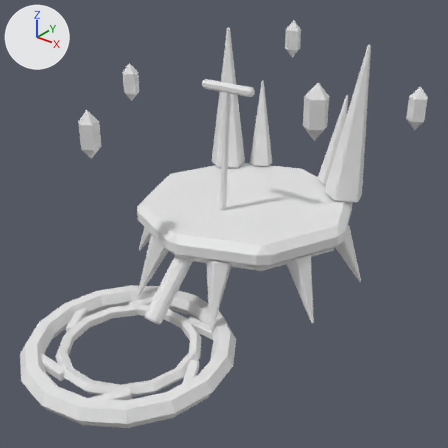
An edit to the FBX model art/tools/out/void.fbx, drawn before and after from the same camera.
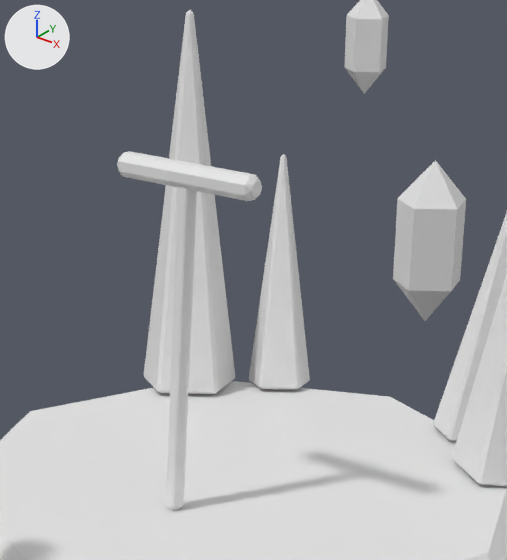
Each version is shown whole from a 50 mm lens placed at (7.35, -10.55, 7.55), pointed at (0.27, -1.7, 2.06), then close up on the part from 36% to 77% of the width and 5% to 51% of the height. The axes (+X, +Y, +Z) are drawn at upper left. The lights are the same throughout. The older version's two pictures come first.

Objects in the first close-up: 'Accent', 'Crystal', 'Crystal#Orbit', 'Dark', 'SteeringWheel'.
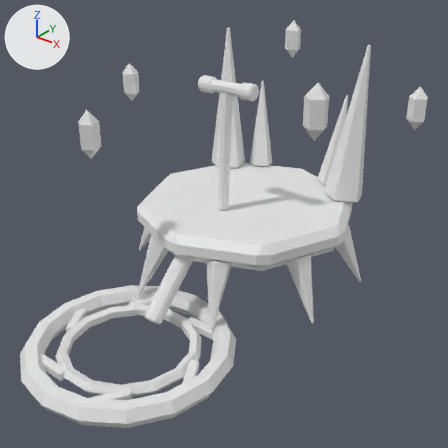
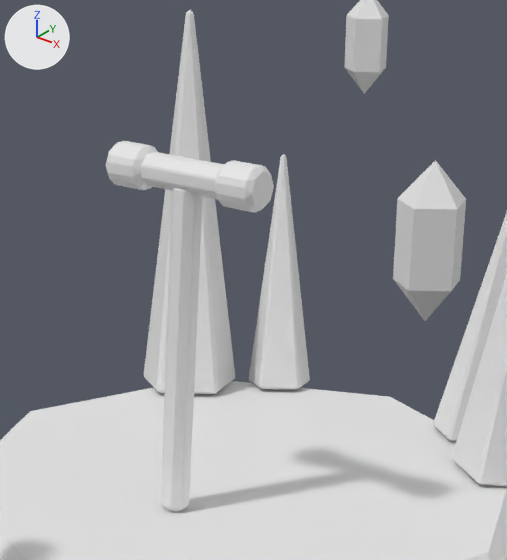
Pixel boxes [x1, y1, x2, y2] of what changed, in the close-ups (507 x 560 px):
'Dark', reshaped (38% wider): before [166, 186, 197, 510]; after [160, 187, 203, 512]
'SteeringWheel', reshaped: before [117, 151, 262, 201]; after [141, 152, 225, 200]
'Accent2', added: after [105, 141, 274, 213]

The change in detail:
me_dark is used by ob_dark; location (0.0, 0.0, 0.0).
me_dark had 36 vertices, 38 faces and spanned x -0.07..0.07, y -1.46..-1.19, z 2.2..4.65.
me_dark now has 48 vertices, 50 faces and spans x -0.1..0.1, y -1.5..-1.15, z 2.2..4.65.
me_dark part 2: the whole mesh is rebuilt.
me_steeringwheel is used by ob_steeringwheel; location (0.0, 0.0, 0.0).
me_steeringwheel had 32 vertices, 42 faces and spanned x -0.6..0.6, y -1.335..-1.165, z 4.615..4.785.
me_steeringwheel now has 48 vertices, 50 faces and spans x -0.6..0.6, y -1.365..-1.135, z 4.585..4.815.
me_steeringwheel part 1: the whole mesh is rebuilt.
Mesh me_accent2 is new.
It has 96 vertices, 100 faces and spans x -0.65..0.65, y -1.405..-1.095, z 4.545..4.855.
Object 'Accent2' (ob_accent2) is new; it shows me_accent2.
Its location is (0.0, 0.0, 0.0).
